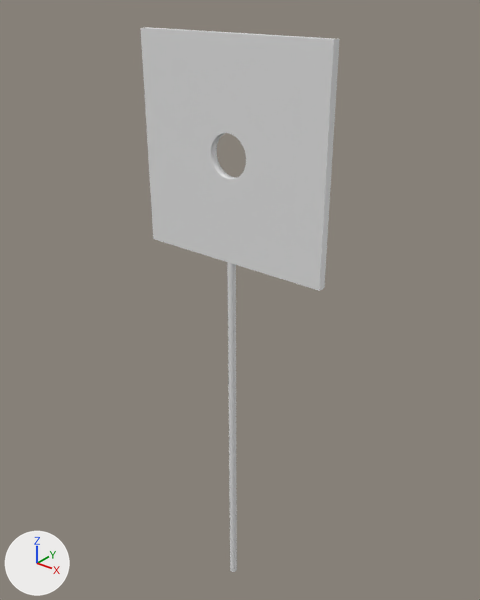
Before and after pictures for a commit that changed the Blender file Assets/Models/Nianyi/Yep.blend.
Before and after are seen from a 50 mm camera at (1.84, -2.24, 0.7) aimed at (-0.04, 0.12, -0.76). The axes (+X, +Y, +Z) are drawn at lower left. The lights are the same throughout.

Names of what the first picture shows: 'Stick', 'Yep'.
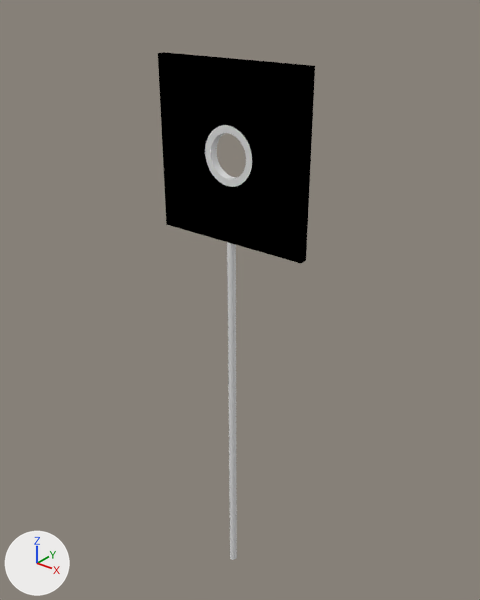
Commit message: Make the bordure in the ophthalmology plate

ob_cylinder is not drawn itself; it is used by a modifier of ob_yep.

Patch to the scene script:
```diff
--- a/Assets/Models/Nianyi/Yep.blend.py
+++ b/Assets/Models/Nianyi/Yep.blend.py
@@ mat_yep @@
 mat_yep = principled_material('Yep')
-mat_yep.base_color = (0.8, 0.8, 0.8)  # white #e7e7e7
+mat_yep.base_color = (0.0, 0.0, 0.0)  # black #000000
+mat_yep.specular_ior_level = 0.0
@@ mat_bordure @@
+mat_bordure = principled_material('Bordure')
+mat_bordure.base_color = (0.8, 0.8, 0.8)  # white #e7e7e7
+mat_bordure.roughness = 0.0
+mat_bordure.specular_ior_level = 1.0
@@ me_yep @@
 # used by ob_yep; location = (0.0, 0.0, 0.0)
-me_yep.from_pydata(...)  # 8 vertices, 6 faces; spans x -0.5..0.5, y -0.02..0.02, z -0.5..0.5
+me_yep.from_pydata(...)  # 45 vertices, 32 faces; spans x 0.0..0.4, y -0.02..0.0, z 0.0..0.4
+# me_yep part 1: the whole mesh is rebuilt
+# me_yep part 2: the surface is now shaded smooth
 me_yep.materials.append(mat_yep)
+me_yep.materials.append(mat_bordure)  # white #e7e7e7
@@ ob_yep @@
 ob_yep.location = (0.0, 0.0, 0.0)
-_m = ob_yep.modifiers.new('Boolean', 'BOOLEAN')
-_m.object = ob_cylinder
+_m = ob_yep.modifiers.new('Mirror', 'MIRROR')
+_m.use_axis = (True, True, True)
@@ ob_cylinder @@
-ob_cylinder = bpy.data.objects.new('Cylinder', me_cylinder)
-ob_cylinder.location = (0.0, 0.0, 0.0)
-ob_cylinder.rotation_euler = (1.571, 0.0, 0.0)  # degrees (90, 0, 0)
-ob_cylinder.delta_scale = (0.2, 0.2, 1.0)
```

Boxes [x1, y1, x2, y2] around the edits, measured in the pictures (480 x 600 px):
'Yep', reshaped, recoloured, surface changed, modifiers changed (white to black, 21% narrower, 20% shorter)
    before: [141, 27, 340, 291]
    after: [158, 52, 315, 263]
part 1 of me_yep, built on
    before: [141, 27, 340, 291]
    after: [158, 52, 315, 263]
